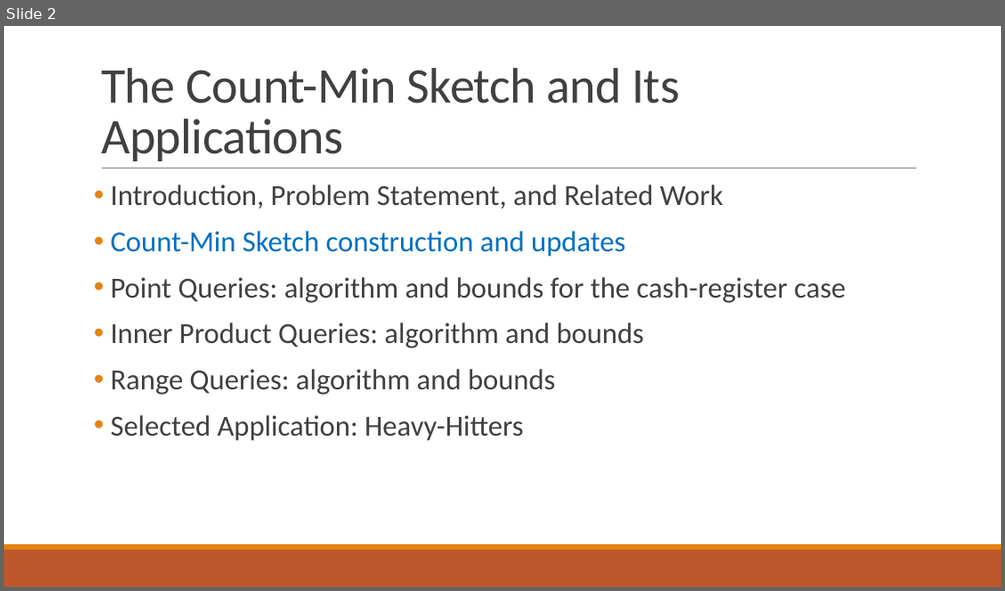
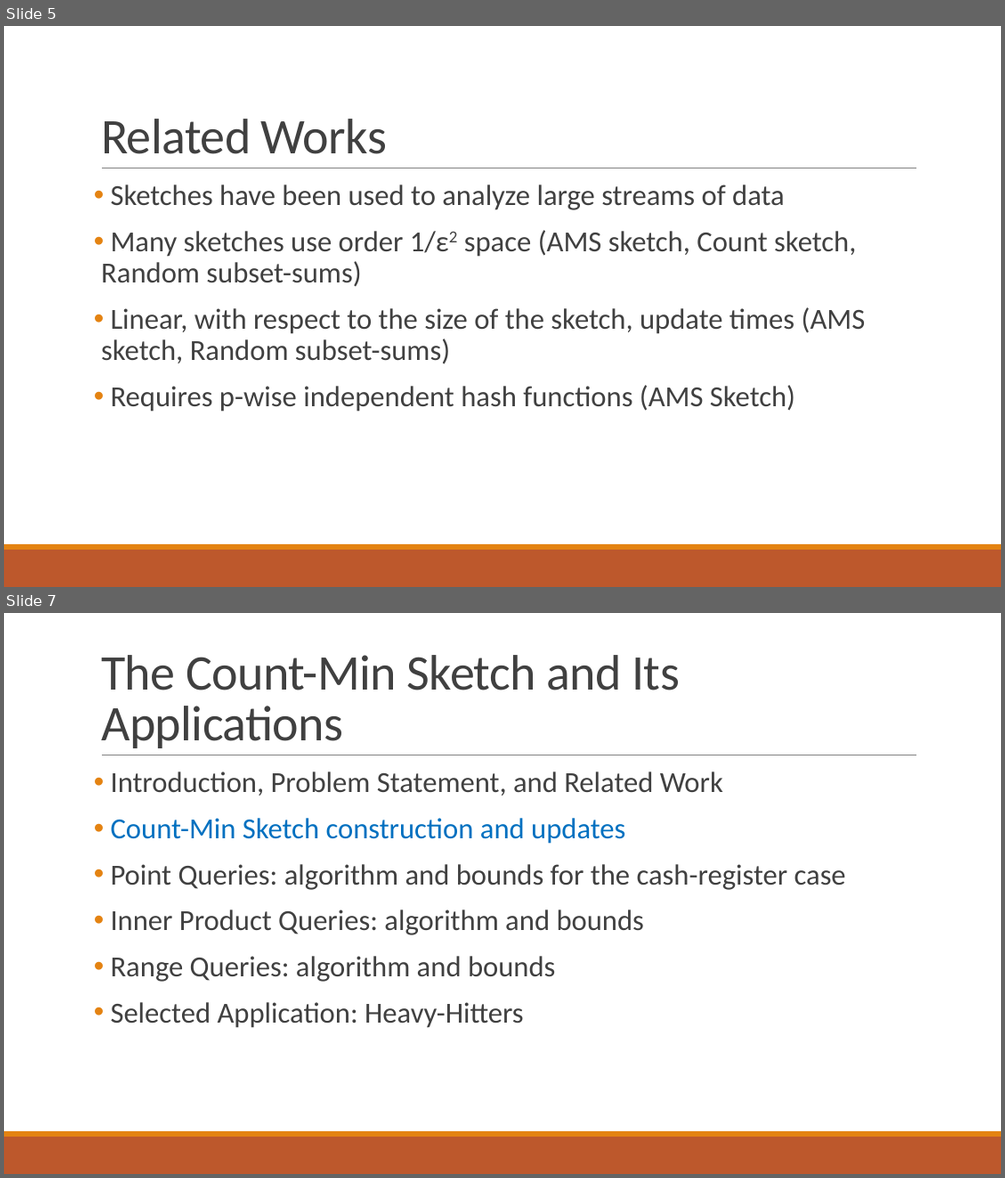
Before and after one commit to ewagner46/count_min_sketch_technical_summary, a slide deck: count_min_sketch_talk_EW.pptx. Shown one above the other, each under a label of ours: slide 2 before the commit, slides 5 and 7 after it; the slides between them are not shown. The pictures are 1005x591 and 1005x1178 pixels, drawn with LibreOffice and Linux fonts; fonts in the diff are those of the drawing. Boxes give left, top, right and bottom in pixels: in the first picture for what was removed or moved away, otherwise in the second. Text is boxed around its words. In the diff, an @@ line names an element or a change of style, - is before the commit and + after.

```diff
--- a/count_min_sketch_talk_EW.pptx
+++ b/count_min_sketch_talk_EW.pptx
@@ slide 5 added at bbox=[4, 26, 1001, 587], background #FFFFFF; not listed: 3 template elements that a slide beside it also shows @@
@@ title added at bbox=[101, 119, 387, 154], 48 pt, text #404040 @@
+Related Works
@@ text added at bbox=[101, 184, 866, 411], 28 pt, text #404040 @@
+• Sketches have been used to analyze large streams of data
+• Many sketches use order 1/ε2 space (AMS sketch, Count sketch, Random subset-sums)
+• Linear, with respect to the size of the sketch, update times (AMS sketch, Random subset-sums)
+• Requires p-wise independent hash functions (AMS Sketch)
@@ what was slide 2 is now slide 7 @@
```
Also in this commit, not shown: 6 slides changed, 12 other slides added, 1 other file.
